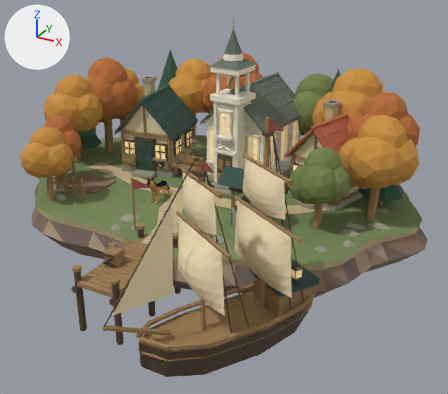
Two versions of the Blender file assets-source/alderwick-island.blend, one commit apart.
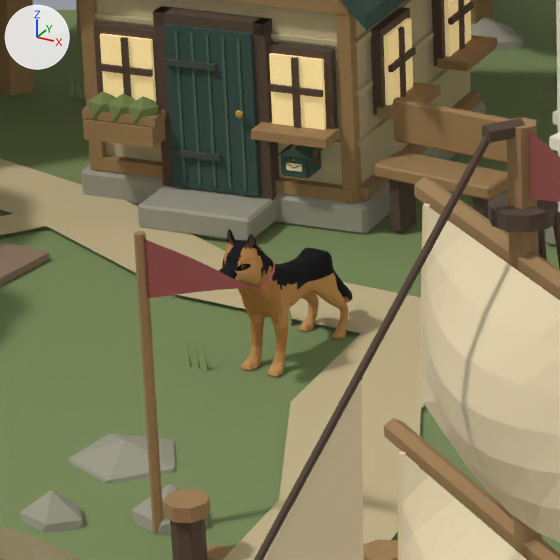
The first picture shows the older version from a camera (50 mm lens) standing at (8.32, -14.5, 6.89) and looking at (1.19, -1.54, 0.41). The close-ups show the older and then the newer version on the part from 24% to 46% of the width and 34% to 60% of the height of that picture. Only the edits that show in the close-ups are written down. Lighting does not change. The marker at upper left points along +X, +Y and +Z.

Objects in the first close-up: 'Billowing canvas sail', 'Billowing canvas sail.001', 'Fisher cottage | Entry side wall.001', 'Fisher cottage | Front step', 'Fisher cottage | Stone foundation', 'Fisher cottage | Working cottage door', 'Harbor lane', 'Khloe fitted almond eye -1', 'Khloe fitted almond eye 1', 'Khloe rose leather collar', 'KhloeCoat', 'Meadow', 'Sail yard', 'ShipForesail', 'Village lane' and 93 more.
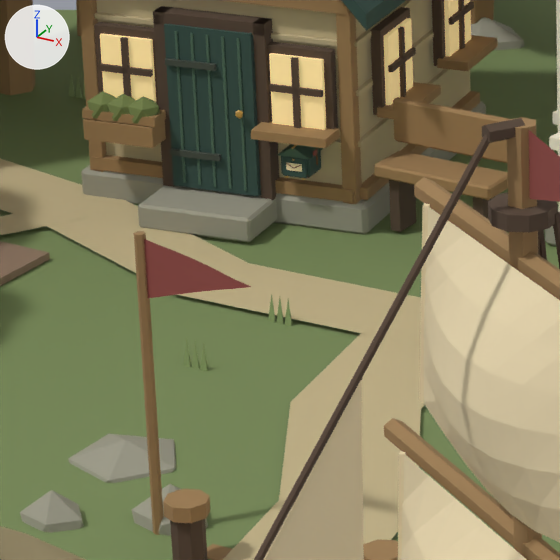
Not visible in the close-ups: 'Khloe tiny catchlight 1', 'Khloe soft toe creases', 'Khloe little brass tag'.

What changed in the scene script:
```text
Remove ob_khloecoat:
    ob_khloecoat = bpy.data.objects.new('KhloeCoat', me_khloecontinuouscoat)
    ob_khloecoat.location = (-0.74, -1.65, 0.0)
    ob_khloecoat.scale = (0.86, 0.86, 0.86)
Remove ob_khloe_tiny_catchlight_1:
    ob_khloe_tiny_catchlight_1 = bpy.data.objects.new('Khloe tiny catchlight 1', me_khloe_tiny_catchlight_1)
    ob_khloe_tiny_catchlight_1.location = (-0.74, -1.65, 0.0)
    ob_khloe_tiny_catchlight_1.scale = (0.86, 0.86, 0.86)
Remove ob_khloe_soft_toe_creases:
    ob_khloe_soft_toe_creases = bpy.data.objects.new('Khloe soft toe creases', me_khloe_soft_toe_creases)
    ob_khloe_soft_toe_creases.location = (-0.74, -1.65, 0.0)
    ob_khloe_soft_toe_creases.scale = (0.86, 0.86, 0.86)
Remove ob_khloe_rose_leather_collar:
    ob_khloe_rose_leather_collar = bpy.data.objects.new('Khloe rose leather collar', me_khloe_rose_leather_collar)
    ob_khloe_rose_leather_collar.location = (-0.74, -1.65, 0.0)
    ob_khloe_rose_leather_collar.scale = (0.86, 0.86, 0.86)
Remove ob_khloe_little_brass_tag:
    ob_khloe_little_brass_tag = bpy.data.objects.new('Khloe little brass tag', me_khloe_little_brass_tag)
    ob_khloe_little_brass_tag.location = (-0.74, -1.65, 0.0)
    ob_khloe_little_brass_tag.scale = (0.86, 0.86, 0.86)
Remove ob_khloe_fitted_almond_eye_1:
    ob_khloe_fitted_almond_eye_1 = bpy.data.objects.new('Khloe fitted almond eye 1', me_khloe_fitted_almond_eye_1)
    ob_khloe_fitted_almond_eye_1.location = (-0.74, -1.65, 0.0)
    ob_khloe_fitted_almond_eye_1.scale = (0.86, 0.86, 0.86)
Remove ob_khloe_fitted_almond_eye__1:
    ob_khloe_fitted_almond_eye__1 = bpy.data.objects.new('Khloe fitted almond eye -1', me_khloe_fitted_almond_eye__1)
    ob_khloe_fitted_almond_eye__1.location = (-0.74, -1.65, 0.0)
    ob_khloe_fitted_almond_eye__1.scale = (0.86, 0.86, 0.86)
```

Changed parts and their boxes (x1, y1, x2, y2) in the close-ups (560 x 560 px):
'KhloeCoat', deleted: before (219, 229, 352, 377)
    faces in mat_khloe_warm_tan (orange #c6945b): (222, 255, 349, 377)
    faces in mat_khloe_charcoal_saddle (black #141518): (227, 229, 352, 300)
    faces in mat_khloe_warm_ochre (orange #b98148): (224, 242, 351, 352)
    faces in mat_khloe_deep_mask (black #151518): (219, 256, 239, 280)
'Khloe rose leather collar', deleted: before (246, 259, 275, 290)
'Khloe fitted almond eye 1', deleted: before (235, 264, 251, 271)
'Khloe fitted almond eye -1', deleted: before (222, 258, 225, 266)
